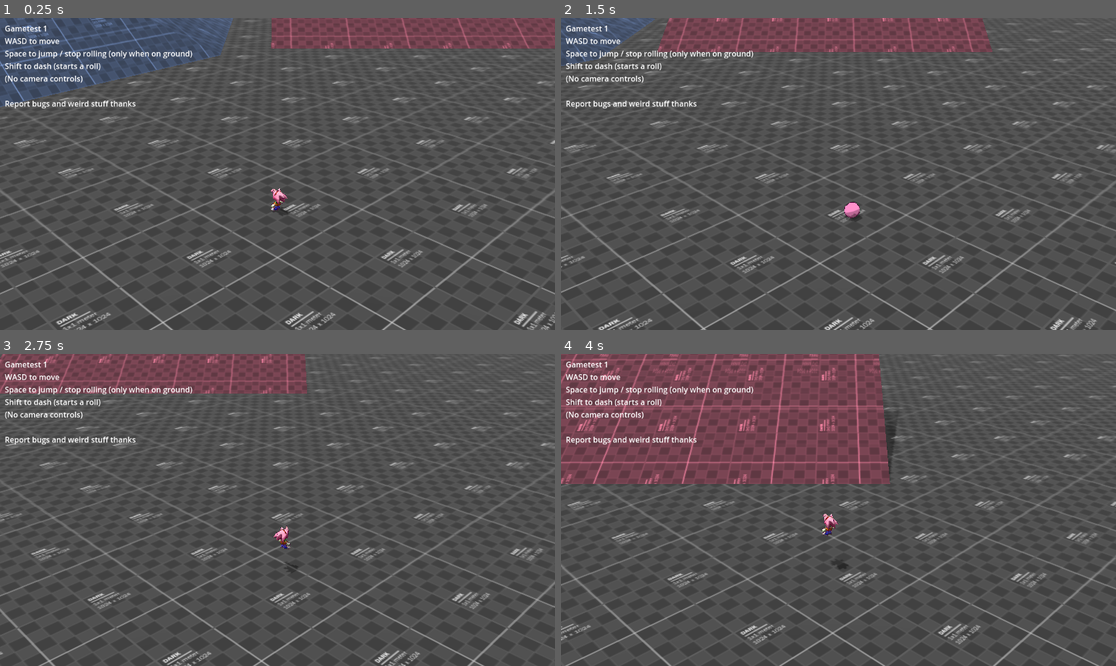
Above: before the commit, frames 1-4 (two rows, left to right).
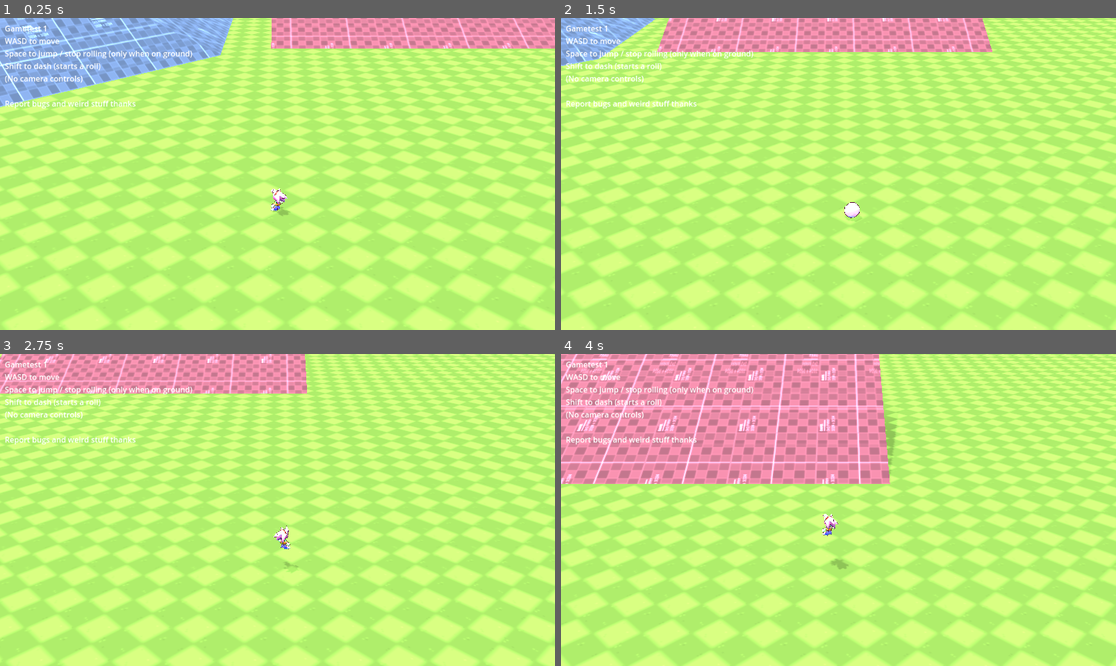
Above: after the commit, the same moments.

Repository: dairycultist/my-sonic-game
Game: Godot game, scene res://world.tscn
Two runs of this game, one before a commit and one after it. Both use one fixed random seed, a clock stepped at 60 frames per second and the inputs below.
Inputs:
- Up to frame 1 (0.25 s): no input
- Up to frame 2 (1.5 s): tap Enter at 0.5 s; hold D (move_right) 0.53-1.28 s; tap Shift (dash) at 0.6, 1.35 s; tap Space (jump) at 0.77 s; hold S (move_down) from 1.28 s (still down)
- Up to frame 3 (2.75 s): tap Space (jump) at 1.52 s; release S (move_down) at 2.03 s; hold D (move_right) from 2.03 s (still down); tap Shift (dash) at 2.1 s
- Up to frame 4 (4 s): release D (move_right) at 2.78 s; hold W (move_up) 2.78-3.53 s; tap Shift (dash) at 2.85, 3.6 s; tap Space (jump) at 3.02, 3.77 s; hold A (move_left) from 3.53 s (still down)

The runs differ from the first frame. In frame 1, 100% of the frame differs, in the area x 0-100%, y 0-100%; in frame 2, 100%; in frame 3, 100%; in frame 4, 100%.

Commit message:
Grass shader

Diff:
--- a/world.tscn
+++ b/world.tscn
@@ -1,8 +1,9 @@
-[gd_scene load_steps=31 format=3 uid="uid://ijvvsu0qx76"]
-
-[ext_resource type="Material" uid="uid://cd0uyqlil02t3" path="res://world/debug.tres" id="1_ioo17"]
+[gd_scene load_steps=36 format=3 uid="uid://ijvvsu0qx76"]
+
+[ext_resource type="Shader" uid="uid://ppr66hfy4uf3" path="res://world/grass.gdshader" id="1_ic0uy"]
 [ext_resource type="Script" uid="uid://b5qwsyyjbq3g7" path="res://player/player_run.gd" id="2_aqk2v"]
 [ext_resource type="ArrayMesh" uid="uid://b8om2i21p3qtd" path="res://world/bowl.obj" id="2_ioo17"]
+[ext_resource type="Texture2D" uid="uid://b4h8mqxeuyfbo" path="res://world/grass.png" id="2_k3n1d"]
 [ext_resource type="Script" uid="uid://xa1cpryja7yc" path="res://player/player_controller.gd" id="2_pkg7o"]
 [ext_resource type="Texture2D" uid="uid://ofve2nvpwjvu" path="res://world/debug.png" id="3_ic0uy"]
 [ext_resource type="ArrayMesh" uid="uid://0htjabrd83m7" path="res://world/slide.obj" id="3_wse8f"]
@@ -12,9 +13,30 @@
 [ext_resource type="Script" uid="uid://esv6y77rs2gh" path="res://player/player_ball.gd" id="8_gbfbk"]
 [ext_resource type="Material" uid="uid://dsjgkjkyr04g3" path="res://player/player_material.tres" id="8_ic0uy"]
 
+[sub_resource type="ProceduralSkyMaterial" id="ProceduralSkyMaterial_k3n1d"]
+sky_top_color = Color(1, 1, 1, 1)
+sky_horizon_color = Color(0, 0.7262811, 0.88344496, 1)
+ground_bottom_color = Color(0, 0.7254902, 0.88235295, 1)
+ground_horizon_color = Color(0, 0.7254902, 0.88235295, 1)
+
+[sub_resource type="Sky" id="Sky_2o6r5"]
+sky_material = SubResource("ProceduralSkyMaterial_k3n1d")
+
+[sub_resource type="Environment" id="Environment_70uel"]
+background_mode = 2
+sky = SubResource("Sky_2o6r5")
+
 [sub_resource type="QuadMesh" id="QuadMesh_pkg7o"]
 size = Vector2(1000, 1000)
 orientation = 1
+
+[sub_resource type="ShaderMaterial" id="ShaderMaterial_k3n1d"]
+render_priority = 0
+shader = ExtResource("1_ic0uy")
+shader_parameter/Albedo = ExtResource("2_k3n1d")
+shader_parameter/Color = Color(0.47641352, 0.6376995, 0.26294678, 1)
+shader_parameter/contrast = 1.5
+shader_parameter/uv_scale = 0.2
 
 [sub_resource type="WorldBoundaryShape3D" id="WorldBoundaryShape3D_wse8f"]
 
@@ -53,107 +75,6 @@
 
 [sub_resource type="ConcavePolygonShape3D" id="ConcavePolygonShape3D_wse8f"]
 data = PackedVector3Array(147.5466, 7.0678997, -81.2597, 147.19589, 7.4417996, -80.4011, 142.56569, 7.3724, -83.1793, 1 …(195056 unchanged characters)…
-
-[sub_resource type="Animation" id="Animation_ic0uy"]
-resource_name = "run"
-tracks/0/type = "rotation_3d"
-tracks/0/imported = false
-tracks/0/enabled = true
-tracks/0/path = NodePath("Mesh/Armature/Skeleton3D:Root")
-tracks/0/interp = 1
-tracks/0/loop_wrap = true
-tracks/0/keys = PackedFloat32Array(0, 1, -8.557145e-09, 1.216415e-07, -2.081807e-15, 1)
-tracks/1/type = "rotation_3d"
-tracks/1/imported = false
-tracks/1/enabled = true
-tracks/1/path = NodePath("Mesh/Armature/Skeleton3D:Head")
-tracks/1/interp = 1
-tracks/1/loop_wrap = true
-tracks/1/keys = PackedFloat32Array(0, 1, -7.105428e-15, -2.1440538e-21, -5.6276293e-15, 1)
-tracks/2/type = "rotation_3d"
-tracks/2/imported = false
-tracks/2/enabled = true
-tracks/2/path = NodePath("Mesh/Armature/Skeleton3D:LeftShoulder")
-tracks/2/interp = 1
-tracks/2/loop_wrap = true
-tracks/2/keys = PackedFloat32Array(0, 1, -2.3904212e-07, 6.846188e-08, 0.83016175, 0.55752265)
-tracks/3/type = "rotation_3d"
-tracks/3/imported = false
-tracks/3/enabled = true
-tracks/3/path = NodePath("Mesh/Armature/Skeleton3D:LeftArm")
-tracks/3/interp = 1
-tracks/3/loop_wrap = true
-tracks/3/keys = PackedFloat32Array(0, 1, -6.685976e-08, -2.53966e-07, 0.3072014, 0.95164454)
-tracks/4/type = "rotation_3d"
-tracks/4/imported = false
-tracks/4/enabled = true
-tracks/4/path = NodePath("Mesh/Armature/Skeleton3D:LeftHand")
-tracks/4/interp = 1
-tracks/4/loop_wrap = true
-tracks/4/keys = PackedFloat32Array(0, 1, -0.058809932, 0.01495477, -0.2460057, 0.967367)
-tracks/5/type = "rotation_3d"
-tracks/5/imported = false
-tracks/5/enabled = true
-tracks/5/path = NodePath("Mesh/Armature/Skeleton3D:RightShoulder")
-tracks/5/interp = 1
-tracks/5/loop_wrap = true
-tracks/5/keys = PackedFloat32Array(0, 1, -0.01028291, -0.0069059706, -0.8300982, 0.5574797)
-tracks/6/type = "rotation_3d"
-tracks/6/imported = false
-tracks/6/enabled = true
-tracks/6/path = NodePath("Mesh/Armature/Skeleton3D:RightArm")
-tracks/6/interp = 1
-tracks/6/loop_wrap = true
-tracks/6/keys = PackedFloat32Array(0, 1, -0.10882788, -0.3149776, -0.28727898, 0.8980069)
-tracks/7/type = "rotation_3d"
-tracks/7/imported = false
-tracks/7/enabled = true
-tracks/7/path = NodePath("Mesh/Armature/Skeleton3D:RightHand")
-tracks/7/interp = 1
-tracks/7/loop_wrap = true
-tracks/7/keys = PackedFloat32Array(0, 1, 0.13144214, -0.09380126, 0.21610264, 0.96292466)
-tracks/8/type = "rotation_3d"
-tracks/8/imported = false
-tracks/8/enabled = true
-tracks/8/path = NodePath("Mesh/Armature/Skeleton3D:RightHip")
-tracks/8/interp = 1
-tracks/8/loop_wrap = true
-tracks/8/keys = PackedFloat32Array(0, 1, -0.5000001, -0.5, -0.49999997, 0.5)
-tracks/9/type = "rotation_3d"
-tracks/9/imported = false
-tracks/9/enabled = true
-tracks/9/path = NodePath("Mesh/Armature/Skeleton3D:RightLight")
-tracks/9/interp = 1
-tracks/9/loop_wrap = true
-tracks/9/keys = PackedFloat32Array(0, 1, -0.64790004, -0.041130338, 0.03507263, 0.7598051)
-tracks/10/type = "rotation_3d"
-tracks/10/imported = false
-tracks/10/enabled = true
-tracks/10/path = NodePath("Mesh/Armature/Skeleton3D:RightFoot")
-tracks/10/interp = 1
-tracks/10/loop_wrap = true
-tracks/10/keys = PackedFloat32Array(0, 1, 0.26981205, 0.20137885, 0.6193309, 0.7092794)
-tracks/11/type = "rotation_3d"
-tracks/11/imported = false
-tracks/11/enabled = true
-tracks/11/path = NodePath("Mesh/Armature/Skeleton3D:LeftHip")
-tracks/11/interp = 1
-tracks/11/loop_wrap = true
-tracks/11/keys = PackedFloat32Array(0, 1, 0.5160861, -0.51608604, -0.48337895, -0.4833789)
-tracks/12/type = "rotation_3d"
-tracks/12/imported = false
-tracks/12/enabled = true
-tracks/12/path = NodePath("Mesh/Armature/Skeleton3D:LeftLeg")
-tracks/12/interp = 1
-tracks/12/loop_wrap = true
-tracks/12/keys = PackedFloat32Array(0, 1, -0.6474605, -1.2729048e-07, -0.042421248, 0.7609174)
-tracks/13/type = "rotation_3d"
-tracks/13/imported = false
-tracks/13/enabled = true
-tracks/13/path = NodePath("Mesh/Armature/Skeleton3D:LeftFoot")
-tracks/13/interp = 1
-tracks/13/loop_wrap = true
-tracks/13/keys = PackedFloat32Array(0, 1, 0.2431072, -0.20137908, -0.6302922, 0.7092793)
 
 [sub_resource type="Animation" id="Animation_k3n1d"]
 length = 0.001
@@ -255,6 +176,122 @@
 tracks/13/interp = 1
 tracks/13/loop_wrap = true
 tracks/13/keys = PackedFloat32Array(0, 1, 0.2431072, -0.20137908, -0.6302922, 0.7092793)
+tracks/14/type = "rotation_3d"
+tracks/14/imported = false
+tracks/14/enabled = true
+tracks/14/path = NodePath("Mesh/Armature/Skeleton3D:RightLeg")
+tracks/14/interp = 1
+tracks/14/loop_wrap = true
+tracks/14/keys = PackedFloat32Array(0, 1, -0.6479002, -0.04113031, 0.035072602, 0.7598049)
+
+[sub_resource type="Animation" id="Animation_ic0uy"]
+resource_name = "run"
+loop_mode = 1
+tracks/0/type = "rotation_3d"
+tracks/0/imported = false
+tracks/0/enabled = true
+tracks/0/path = NodePath("Mesh/Armature/Skeleton3D:Root")
+tracks/0/interp = 1
+tracks/0/loop_wrap = true
+tracks/0/keys = PackedFloat32Array(0, 1, -0.32891604, 1.1487327e-07, 4.0009844e-08, 0.9443592)
+tracks/1/type = "rotation_3d"
+tracks/1/imported = false
+tracks/1/enabled = true
+tracks/1/path = NodePath("Mesh/Armature/Skeleton3D:Head")
+tracks/1/interp = 1
+tracks/1/loop_wrap = true
+tracks/1/keys = PackedFloat32Array(0, 1, 0.33261377, -2.363363e-15, -6.700866e-15, 0.94306314)
+tracks/2/type = "rotation_3d"
+tracks/2/imported = false
+tracks/2/enabled = true
+tracks/2/path = NodePath("Mesh/Armature/Skeleton3D:LeftShoulder")
+tracks/2/interp = 1
+tracks/2/loop_wrap = true
+tracks/2/keys = PackedFloat32Array(0, 1, -2.3904212e-07, 6.846189e-08, 0.83016175, 0.55752265)
+tracks/3/type = "rotation_3d"
+tracks/3/imported = false
+tracks/3/enabled = true
+tracks/3/path = NodePath("Mesh/Armature/Skeleton3D:LeftArm")
+tracks/3/interp = 1
+tracks/3/loop_wrap = true
+tracks/3/keys = PackedFloat32Array(0, 1, -6.685976e-08, -2.53966e-07, 0.30720136, 0.9516446)
+tracks/4/type = "rotation_3d"
+tracks/4/imported = false
+tracks/4/enabled = true
+tracks/4/path = NodePath("Mesh/Armature/Skeleton3D:LeftHand")
+tracks/4/interp = 1
+tracks/4/loop_wrap = true
+tracks/4/keys = PackedFloat32Array(0, 1, -0.058809936, 0.014954768, -0.24600571, 0.96736705)
+tracks/5/type = "rotation_3d"
+tracks/5/imported = false
+tracks/5/enabled = true
+tracks/5/path = NodePath("Mesh/Armature/Skeleton3D:RightShoulder")
+tracks/5/interp = 1
+tracks/5/loop_wrap = true
+tracks/5/keys = PackedFloat32Array(0, 1, -0.01028291, -0.0069059683, -0.8300982, 0.5574797)
+tracks/6/type = "rotation_3d"
+tracks/6/imported = false
+tracks/6/enabled = true
+tracks/6/path = NodePath("Mesh/Armature/Skeleton3D:RightArm")
+tracks/6/interp = 1
+tracks/6/loop_wrap = true
+tracks/6/keys = PackedFloat32Array(0, 1, -0.10882789, -0.3149776, -0.28727895, 0.8980069)
+tracks/7/type = "rotation_3d"
+tracks/7/imported = false
+tracks/7/enabled = true
+tracks/7/path = NodePath("Mesh/Armature/Skeleton3D:RightHand")
+tracks/7/interp = 1
+tracks/7/loop_wrap = true
+tracks/7/keys = PackedFloat32Array(0, 1, 0.13144214, -0.09380126, 0.21610266, 0.9629247)
+tracks/8/type = "rotation_3d"
+tracks/8/imported = false
+tracks/8/enabled = true
+tracks/8/path = NodePath("Mesh/Armature/Skeleton3D:RightHip")
+tracks/8/interp = 1
+tracks/8/loop_wrap = true
+tracks/8/keys = PackedFloat32Array(0, 1, -0.5000001, -0.5, -0.49999994, 0.5)
+tracks/9/type = "rotation_3d"
+tracks/9/imported = false
+tracks/9/enabled = true
+tracks/9/path = NodePath("Mesh/Armature/Skeleton3D:RightLight")
+tracks/9/interp = 1
+tracks/9/loop_wrap = true
+tracks/9/keys = PackedFloat32Array(0, 1, -0.64790004, -0.041130338, 0.03507263, 0.7598051)
+tracks/10/type = "rotation_3d"
+tracks/10/imported = false
+tracks/10/enabled = true
+tracks/10/path = NodePath("Mesh/Armature/Skeleton3D:RightFoot")
+tracks/10/interp = 1
+tracks/10/loop_wrap = true
+tracks/10/keys = PackedFloat32Array(0, 1, 0.021138193, -0.14793359, 0.400992, 0.90381104)
+tracks/11/type = "rotation_3d"
+tracks/11/imported = false
+tracks/11/enabled = true
+tracks/11/path = NodePath("Mesh/Armature/Skeleton3D:LeftHip")
+tracks/11/interp = 1
+tracks/11/loop_wrap = true
+tracks/11/keys = PackedFloat32Array(0, 1, 0.5160861, -0.51608604, -0.48337895, -0.4833789)
+tracks/12/type = "rotation_3d"
+tracks/12/imported = false
+tracks/12/enabled = true
+tracks/12/path = NodePath("Mesh/Armature/Skeleton3D:LeftLeg")
+tracks/12/interp = 1
+tracks/12/loop_wrap = true
+tracks/12/keys = PackedFloat32Array(0, 1, -0.4504175, -0.37601304, -0.34611937, 0.732079)
+tracks/13/type = "rotation_3d"
+tracks/13/imported = false
+tracks/13/enabled = true
+tracks/13/path = NodePath("Mesh/Armature/Skeleton3D:LeftFoot")
+tracks/13/interp = 1
+tracks/13/loop_wrap = true
+tracks/13/keys = PackedFloat32Array(0, 1, 0.12011767, -0.13378479, -0.6964281, 0.6947383)
+tracks/14/type = "rotation_3d"
+tracks/14/imported = false
+tracks/14/enabled = true
+tracks/14/path = NodePath("Mesh/Armature/Skeleton3D:RightLeg")
+tracks/14/interp = 1
+tracks/14/loop_wrap = true
+tracks/14/keys = PackedFloat32Array(0, 1, -0.505652, -0.40716398, -0.40942305, 0.6410198)
 
 [sub_resource type="AnimationLibrary" id="AnimationLibrary_k3n1d"]
 _data = {
@@ -287,6 +324,9 @@
 
 [node name="World" type="Node3D"]
 
+[node name="WorldEnvironment" type="WorldEnvironment" parent="."]
+environment = SubResource("Environment_70uel")
+
 [node name="Sun" type="DirectionalLight3D" parent="."]
 transform = Transform3D(1, 0, 0, 0, -0.39262614, 0.91969824, 0, -0.91969824, -0.39262614, 0, 0, 0)
 shadow_enabled = true
@@ -297,7 +337,7 @@
 [node name="Mesh" type="MeshInstance3D" parent="Map"]
 mesh = SubResource("QuadMesh_pkg7o")
 skeleton = NodePath("../..")
-surface_material_override/0 = ExtResource("1_ioo17")
+surface_material_override/0 = SubResource("ShaderMaterial_k3n1d")
 
 [node name="WorldBoundaryY+" type="CollisionShape3D" parent="Map"]
 shape = SubResource("WorldBoundaryShape3D_wse8f")
@@ -365,7 +405,9 @@
 
 [node name="Skeleton3D" parent="Player/PlayerRun/Mesh/Armature" index="0"]
 bones/0/rotation = Quaternion(-8.557145e-09, 1.216415e-07, -2.081807e-15, 1)
+bones/0/scale = Vector3(1, 0.9999999, 0.9999999)
 bones/1/rotation = Quaternion(-7.105428e-15, -2.1440538e-21, -5.6276293e-15, 1)
+bones/1/scale = Vector3(1, 0.9999999, 0.9999999)
 bones/2/rotation = Quaternion(-2.3904212e-07, 6.846189e-08, 0.83016175, 0.55752265)
 bones/3/rotation = Quaternion(-6.685976e-08, -2.53966e-07, 0.30720136, 0.95164454)
 bones/4/rotation = Quaternion(-0.058809936, 0.01495477, -0.24600571, 0.96736705)
@@ -373,9 +415,14 @@
 bones/6/rotation = Quaternion(-0.1088279, -0.3149776, -0.28727895, 0.8980069)
 bones/7/rotation = Quaternion(0.13144214, -0.09380126, 0.21610266, 0.9629247)
 bones/8/rotation = Quaternion(-0.5000001, -0.5, -0.49999994, 0.5)
+bones/9/rotation = Quaternion(-0.6479002, -0.04113031, 0.035072602, 0.75980496)
+bones/9/scale = Vector3(0.9999998, 0.9999998, 1)
 bones/10/rotation = Quaternion(0.26981205, 0.20137885, 0.6193309, 0.7092794)
+bones/10/scale = Vector3(0.9999995, 0.9999994, 0.9999995)
 bones/12/rotation = Quaternion(-0.6474605, -1.2558716e-07, -0.042421248, 0.7609174)
+bones/12/scale = Vector3(0.99999976, 1, 0.99999994)
 bones/13/rotation = Quaternion(0.2431072, -0.20137906, -0.63029224, 0.7092793)
+bones/13/scale = Vector3(1.0000002, 1.0000002, 0.9999997)
 
 [node name="amy_model" parent="Player/PlayerRun/Mesh/Armature/Skeleton3D" index="0"]
 surface_material_override/0 = ExtResource("8_ic0uy")
--- /dev/null
+++ b/world/grass.gdshader
@@ -0,0 +1,46 @@
+shader_type spatial;
+
+uniform sampler2D Albedo: source_color;
+uniform vec3 Color: source_color = vec3(1.0);
+uniform float contrast = 1.5;
+uniform float uv_scale = 0.2;
+
+varying vec3 world_position;
+
+void vertex() {
+    world_position = (MODEL_MATRIX * vec4(VERTEX, 1.0)).xyz;
+}
+
+void fragment() {
+
+	vec2 uv = world_position.xz * uv_scale + sin(TIME * 2.0 + world_position.x) * 0.01;
+
+	ALBEDO = pow(texture(Albedo, uv).rgb, vec3(contrast)) * Color;
+
+	// checkerboard pattern
+	vec2 mod_pos_a = mod(world_position.xz * uv_scale, 1.0);
+
+	vec3 a = vec3(
+		smoothstep(0.55, 0.65, mod_pos_a.x)
+		+ smoothstep(0.1, 0.0, mod_pos_a.x)
+	) * vec3(
+		smoothstep(0.55, 0.65, mod_pos_a.y)
+		+ smoothstep(0.1, 0.0, mod_pos_a.y)
+	);
+
+	vec2 mod_pos_b = mod(world_position.xz * uv_scale + vec2(0.5), 1.0);
+
+	vec3 b = vec3(
+		smoothstep(0.55, 0.65, mod_pos_b.x)
+		+ smoothstep(0.1, 0.0, mod_pos_b.x)
+	) * vec3(
+		smoothstep(0.55, 0.65, mod_pos_b.y)
+		+ smoothstep(0.1, 0.0, mod_pos_b.y)
+	);
+
+	ALBEDO *= (a + b) * 0.2 + 0.8;
+}
+
+void light() {
+	DIFFUSE_LIGHT += mix(0.5, 1.0, smoothstep(-0.1, 0.1, dot(NORMAL, LIGHT))) * ATTENUATION * LIGHT_COLOR / PI;
+}
Not shown, added: world/grass.gdshader.uid
Binary file added: world/grass.png
Not shown, added: world/grass.png.import
